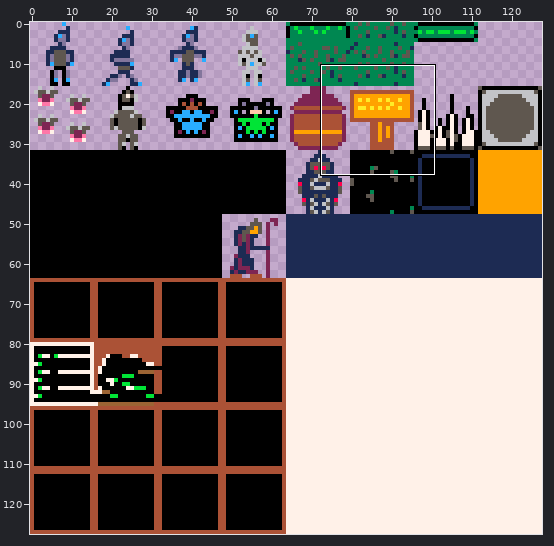
Two versions of one sprite sheet, res/packed.png. The first picture is a wide view before the edit; the outline marks the close-up.
Close-up. First the earlier version:
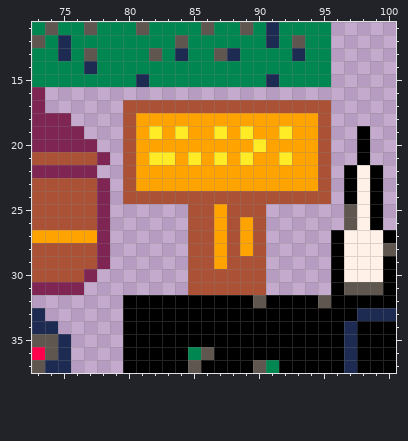
The file is 128x128 pixels. Colours within 5 levels of each other are drawn and written as one. Shown: x 73..100, y 11..37.
After the commit:
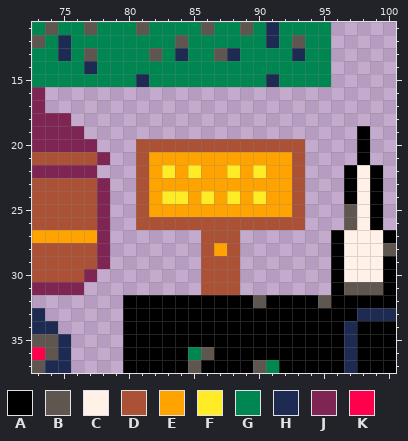
Palette (. is transparent): A #000000  B #5f574f  C #fff1e8  D #ab5236  E #ffa300  F #ffec27  G #008751  H #1d2b53  J #7e2553  K #ff004d
What changed:
@@ x 73..100 @@
 16 J...........................
-17 J......DDDDDDDDDDDDDDDD.....
-18 JJJ....DEEEEEEEEEEEEEED.....
-19 JJJJ...DEFEFEEFEFEEFEED..A..
-20 JJJJJ..DEEEEEEEEEFEEEED..A..
-21 DDDDDJ.DEFFEFEFEFEEFEED..A..
-22 JJJJJ..DEEEEEEEEEEEEEED.ACA.
-23 DDDDDJ.DEEEEEEEEEEEEEED.ACA.
-24 DDDDDJ.DDDDDDDDDDDDDDDD.ACA.
-25 DDDDDJ......DDEDDD......BCA.
-26 DDDDDJ......DDEDED......BCA.
-27 EEEEEJ......DDEDED.....ACCCA
-28 DDDDDJ......DDEDED.....ACCCB
-29 DDDDDJ......DDEDDD.....ACCCA
-30 DDDDJ.......DDDDDD.....ACCCA
-31 JJJJ........DDDDDD.....ABBBA
+17 J...........................
+18 JJJ.........................
+19 JJJJ.....................A..
+20 JJJJJ...DDDDDDDDDDDDD....A..
+21 DDDDDJ..DEEEEEEEEEEED....A..
+22 JJJJJ...DEFEFEEFEFEED...ACA.
+23 DDDDDJ..DEEEEEEEEEEED...ACA.
+24 DDDDDJ..DEFFEFEFEFEED...ACA.
+25 DDDDDJ..DEEEEEEEEEEED...BCA.
+26 DDDDDJ..DDDDDDDDDDDDD...BCA.
+27 EEEEEJ.......DDD.......ACCCA
+28 DDDDDJ.......DED.......ACCCB
+29 DDDDDJ.......DDD.......ACCCA
+30 DDDDJ........DDD.......ACCCA
+31 JJJJ.........DDD.......ABBBA
 32 .......AAAAAAAAAABAAAABAAAAA
Boxes around the changes in both close-ups, in picture pixels (x1, y1, x2, y2):
changed: (123, 100, 331, 295)
